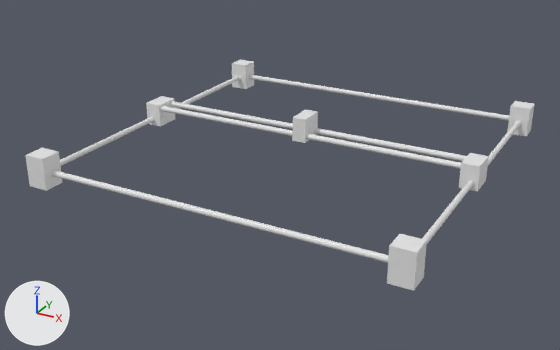
A saved change to the Blender file diagrams/corexy.blend.
Rendered twice from a camera (50 mm lens) standing at (22.5, -93.9, 43.1) and looking at (-27.2, -3.6, -2.0). The lights are fixed; the arrows at lower left show +X, +Y and +Z.

Script lines for the objects in view, before the commit:
```python
ob_cube_001 = bpy.data.objects.new('Cube.001', me_cube_002)
ob_cube_001.location = (-51.0, -25.5, 1.0)
ob_cube_001.scale = (1.5, 1.5, 1.0)
ob_cube_004 = bpy.data.objects.new('Cube.004', me_cube_005)
ob_cube_004.location = (0.0, 0.0, 2.0)
ob_cube_004.scale = (1.0, 2.0, 1.0)
ob_cube_006 = bpy.data.objects.new('Cube.006', me_cube_007)
ob_cube_006.location = (-25.0, 0.0, 4.0)
ob_cube_006.scale = (1.0, 2.0, 1.0)
ob_rod = bpy.data.objects.new('rod', me_cylinder_001)
ob_rod.location = (0.0, -25.5, 1.0)
ob_rod.rotation_euler = (1.571, 0.0, 1.571)  # degrees (90, 0, 90)
ob_rod_001 = bpy.data.objects.new('rod.001', me_cylinder_002)
ob_rod_001.location = (0.0, 0.0, 2.0)
ob_rod_001.rotation_euler = (1.571, 0.0, 0.0)  # degrees (90, 0, 0)
ob_rod_002 = bpy.data.objects.new('rod.002', me_cylinder_003)
ob_rod_002.location = (-51.0, 0.0, 2.0)
ob_rod_002.rotation_euler = (1.571, 0.0, 0.0)  # degrees (90, 0, 0)
ob_rod_003 = bpy.data.objects.new('rod.003', me_cylinder_004)
ob_rod_003.location = (0.0, 25.5, 1.0)
ob_rod_003.rotation_euler = (1.571, 0.0, 1.571)  # degrees (90, 0, 90)
ob_rod_004 = bpy.data.objects.new('rod.004', me_cylinder_005)
ob_rod_004.location = (0.0, -1.3, 2.8)
ob_rod_004.rotation_euler = (1.571, 0.0, 1.571)  # degrees (90, 0, 90)
ob_rod_005 = bpy.data.objects.new('rod.005', me_cylinder_006)
ob_rod_005.location = (0.0, 1.3, 2.8)
ob_rod_005.rotation_euler = (1.571, 0.0, 1.571)  # degrees (90, 0, 90)
# also in view: 'Cube.005' at (-50.8, 0.0, 2.8); 'Cube.002' at (-51.0, 25.5, 2.2); 'Cube' at (0.0, -25.5, 2.2); 'Cube.003' at (0.0, 25.5, 2.2)
```
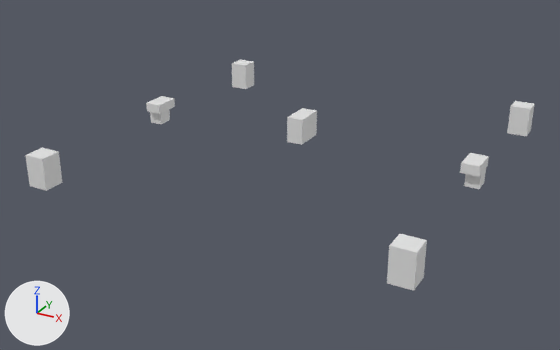
Boxes (x1, y1, x2, y2) around the edits, measured in the pictures (560 x 350 px):
'rod', deleted
    before: (51, 170, 389, 263)
'rod.004', deleted
    before: (161, 106, 461, 169)
'rod.005', deleted
    before: (170, 101, 467, 161)
'rod.003', deleted
    before: (249, 75, 509, 121)
'Cube.006', moved, rescaled, modifiers changed (15% wider, 9% taller)
    before: (292, 109, 318, 143)
    after: (287, 108, 317, 145)
'Cube.004', reshaped, moved, rescaled, modifiers changed (7% shorter)
    before: (459, 153, 489, 192)
    after: (460, 153, 489, 189)
'rod.002', deleted
    before: (60, 75, 241, 166)
'rod.001', deleted
    before: (422, 120, 521, 243)
'Cube.005', reshaped, moved, turned, rescaled, modifiers changed
    before: (146, 96, 175, 127)
    after: (146, 96, 175, 124)
part 3 of me_cube_006, built on
    before: (147, 105, 161, 127)
    after: (147, 98, 175, 124)

Patch to the scene script:
```diff
--- a/diagrams/corexy.blend.py
+++ b/diagrams/corexy.blend.py
@@ me_cube_005 @@
 # used by ob_cube_004; location = (0.0, 0.0, 2.0); scale = (1.0, 2.0, 1.0)
-me_cube_005.from_pydata(...)  # 8 vertices, 6 faces; spans x -1.5..1.0, y -1.0..1.0, z -1.0..2.5
+me_cube_005.from_pydata(...)  # 22 vertices, 21 faces; spans x -1.0..1.5, y -1.67..1.67, z -1.0..2.5
+# me_cube_005 part 1: the whole mesh is rebuilt
@@ me_cube_006 @@
 # used by ob_cube_005; location = (-51.0, 0.0, 2.0); scale = (1.0, 2.0, 1.0)
-me_cube_006.from_pydata(...)  # 8 vertices, 6 faces; spans x -1.0..1.5, y -1.0..1.0, z -1.0..2.5
+me_cube_006.from_pydata(...)  # 22 vertices, 21 faces; spans x -1.0..1.5, y -1.67..1.67, z -1.0..2.5
+# me_cube_006 part 3: 2 vertices removed from x -1.0, y -1.0..1.0, z -1.0; 16 vertices added at x -1.0..1.5, y -1.67..1.67, z -1.0..2.5
@@ me_cube_007 @@
 me_cube_007.from_pydata(...)  # 8 vertices, 6 faces; spans x -1.0..1.0, y -1.0..1.0, z -1.0..2.5
 # used by ob_cube_006; location = (-25.0, 0.0, 4.0); scale = (1.0, 2.0, 1.0)
+# me_cube_007 part 2: the whole mesh is scaled about its middle by (1, 1.15, 1.06), then moved by (0.0, 0.0, -0.1)
@@ ob_rod @@
-ob_rod = bpy.data.objects.new('rod', me_cylinder_001)
@@ ob_cube @@
 ob_cube.scale = (1.5, 1.5, 1.0)
+_m = ob_cube.modifiers.new('Boolean', 'BOOLEAN')
+_m.operand_type = 'COLLECTION'
@@ ob_rod_001 @@
-ob_rod_001 = bpy.data.objects.new('rod.001', me_cylinder_002)
@@ ob_cube_001 @@
 ob_cube_001.scale = (1.5, 1.5, 1.0)
+_m = ob_cube_001.modifiers.new('Boolean', 'BOOLEAN')
+_m.operand_type = 'COLLECTION'
@@ ob_rod_002 @@
-ob_rod_002 = bpy.data.objects.new('rod.002', me_cylinder_003)
@@ ob_cube_002 @@
 ob_cube_002.scale = (1.5, 1.5, 1.0)
+_m = ob_cube_002.modifiers.new('Boolean', 'BOOLEAN')
+_m.operand_type = 'COLLECTION'
@@ ob_cube_003 @@
 ob_cube_003.scale = (1.5, 1.5, 1.0)
+_m = ob_cube_003.modifiers.new('Boolean', 'BOOLEAN')
+_m.operand_type = 'COLLECTION'
@@ ob_rod_003 @@
-ob_rod_003 = bpy.data.objects.new('rod.003', me_cylinder_004)
@@ ob_cube_004 @@
 ob_cube_004 = bpy.data.objects.new('Cube.004', me_cube_005)
-ob_cube_004.location = (0.0, 0.0, 2.0)
-ob_cube_004.scale = (1.0, 2.0, 1.0)
+ob_cube_004.location = (-0.5, 0.0, 2.0)
+ob_cube_004.scale = (1.0, 1.2, 1.0)
+_m = ob_cube_004.modifiers.new('Boolean', 'BOOLEAN')
+_m.operand_type = 'COLLECTION'
@@ ob_rod_004 @@
-ob_rod_004 = bpy.data.objects.new('rod.004', me_cylinder_005)
@@ ob_rod_005 @@
-ob_rod_005 = bpy.data.objects.new('rod.005', me_cylinder_006)
@@ ob_cube_005 @@
 ob_cube_005 = bpy.data.objects.new('Cube.005', me_cube_006)
-ob_cube_005.location = (-51.0, 0.0, 2.0)
-ob_cube_005.scale = (1.0, 2.0, 1.0)
+ob_cube_005.location = (-50.5, 0.0, 2.0)
+ob_cube_005.rotation_euler = (0.0, 0.0, 3.142)  # degrees (0, 0, 180)
+ob_cube_005.scale = (1.0, 1.2, 1.0)
+_m = ob_cube_005.modifiers.new('Boolean', 'BOOLEAN')
+_m.operand_type = 'COLLECTION'
@@ ob_cube_006 @@
 ob_cube_006 = bpy.data.objects.new('Cube.006', me_cube_007)
-ob_cube_006.location = (-25.0, 0.0, 4.0)
-ob_cube_006.scale = (1.0, 2.0, 1.0)
+ob_cube_006.location = (-25.5, 0.0, 4.0)
+ob_cube_006.scale = (1.2, 2.0, 1.0)
+_m = ob_cube_006.modifiers.new('Boolean', 'BOOLEAN')
+_m.operand_type = 'COLLECTION'
```
